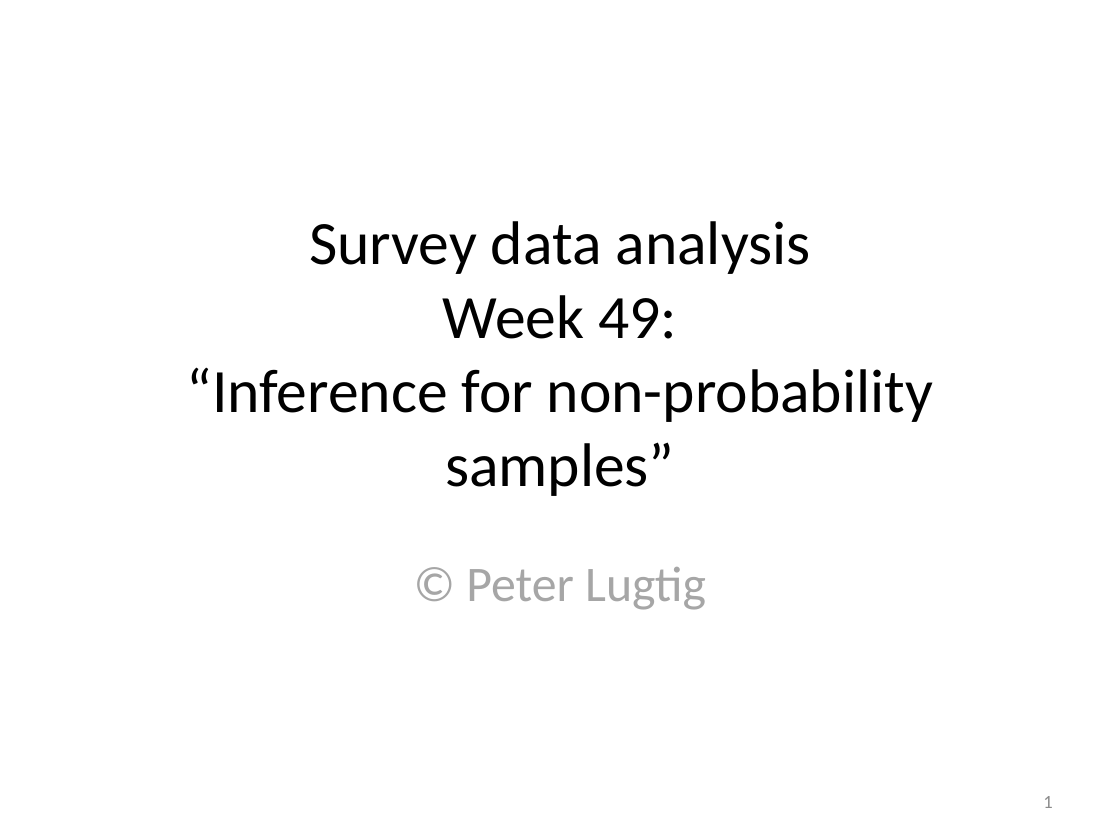
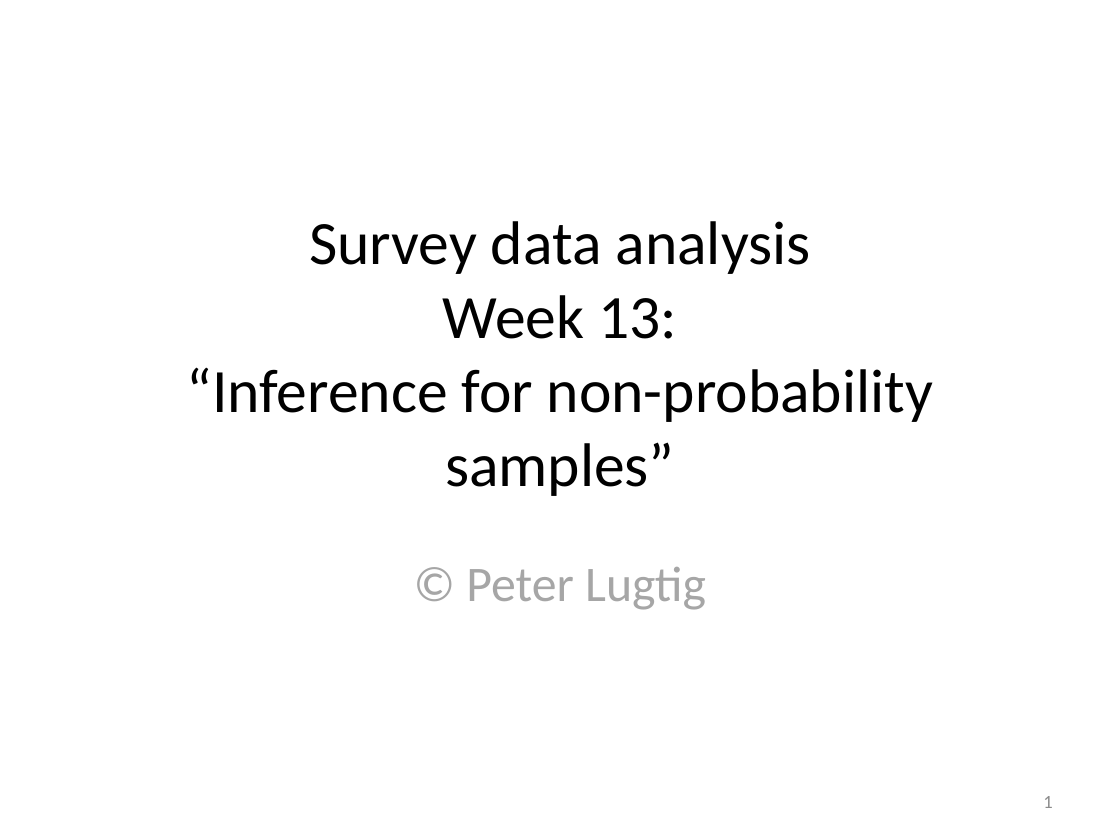
Before and after one commit to peterlugtig/peterlugtig.github.io, a slide deck: slide 1 of static/files/SDA/week13/lecture_week_13.pptx. Drawn at 1120x840 pixels with LibreOffice and Linux fonts; fonts in the diff are those of the drawing. Boxes give left, top, right and bottom in pixels: in the first picture for what was removed or moved away, otherwise in the second. Text is boxed around its words. In the diff, an @@ line names an element or a change of style, - is before the commit and + after.

```diff
--- a/static/files/SDA/week13/lecture_week_13.pptx
+++ b/static/files/SDA/week13/lecture_week_13.pptx
@@ title at <box>186,221,933,496</box>: text changed @@
-Survey data analysis
-Week 49:
-“Inference for non-probability samples”
+Survey data analysis
+Week 13:
+“Inference for non-probability samples”
```
Also in this commit, not shown: 22 other slides changed, 1 slide added, 3 other files.
